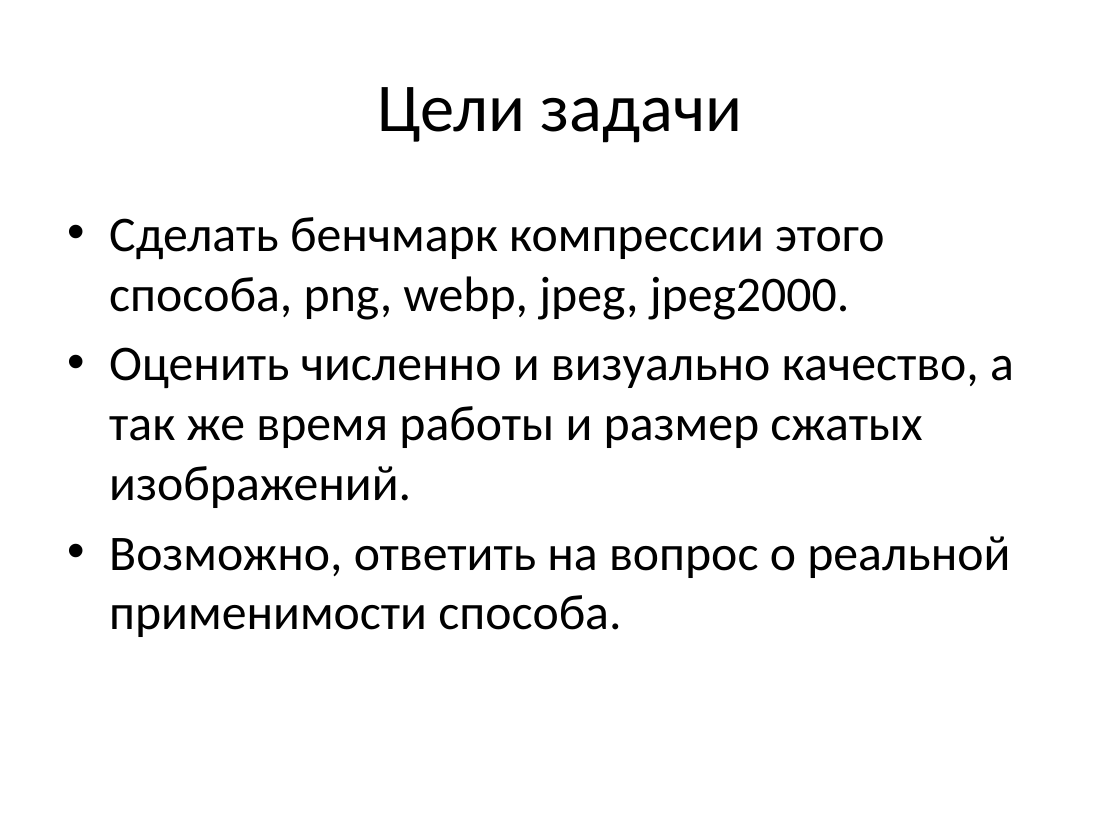
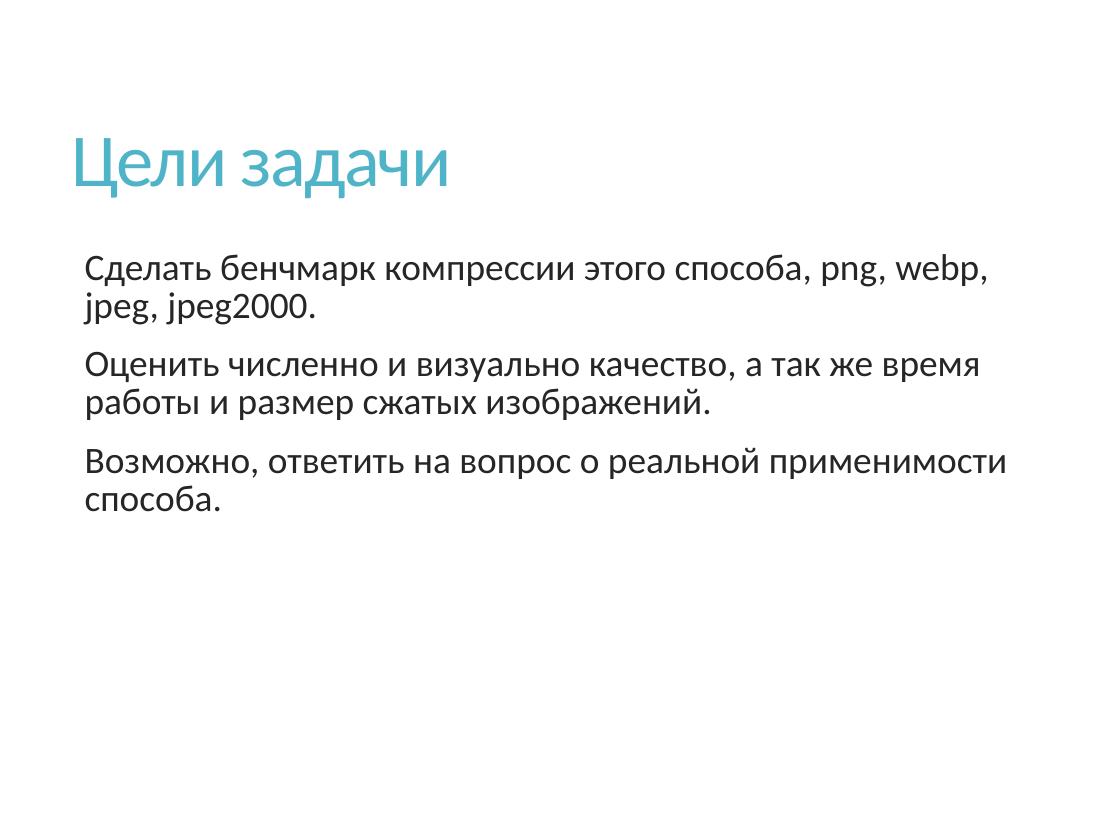
Before and after one commit to arassadin/image-compression-benchmarking, a slide deck: slide 2 of Image Compression with Neural Networks.pptx. Drawn at 1120x840 pixels with LibreOffice and Linux fonts; fonts in the diff are those of the drawing. Boxes give left, top, right and bottom in pixels: in the first picture for what was removed or moved away, otherwise in the second. Text is boxed around its words. In the diff, an @@ line names an element or a change of style, - is before the commit and + after.

Commit message:
Change design of presentation

```diff
--- a/Image Compression with Neural Networks.pptx
+++ b/Image Compression with Neural Networks.pptx
@@ title "Цели задачи": place and size @@
-title "Цели задачи" at (377,87,743,143)
+title "Цели задачи" at (72,138,452,199)
@@ title "Цели задачи" at (72,138,452,199): size 44 to 48 pt, text colour #000000 to #50B4C8, letter spacing 0 to -1.2 pt; alignment centre to left; line spacing 1 to 0.9 @@
@@ text "Сделать бенчмарк компрессии этого способа, ...": place and size @@
-text "Сделать бенчмарк компрессии этого способа, ..." at (109,217,1014,637)
+text "Сделать бенчмарк компрессии этого способа, ..." at (85,254,1007,512)
@@ text "Сделать бенчмарк компрессии этого способа, ..." at (85,254,1007,512): size 32 to 24 pt, text colour #000000 to #262626; bullet • to  ; line spacing 1 to 0.85; more space between paragraphs @@
```
Also in this commit, not shown: 13 other slides changed, 1 slide added, 1 slide removed.
